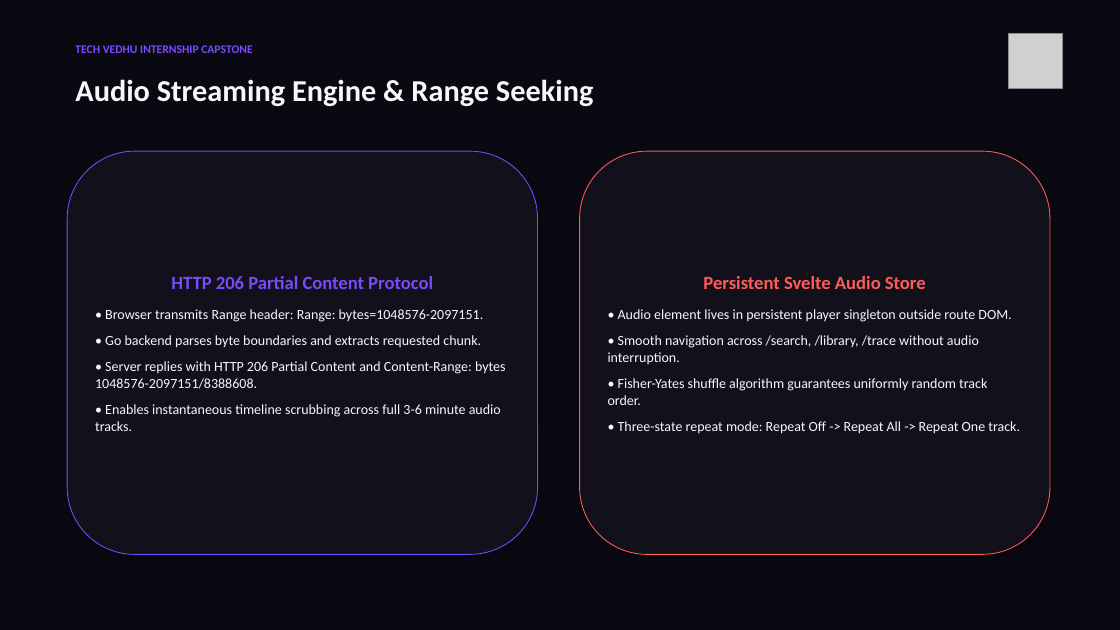
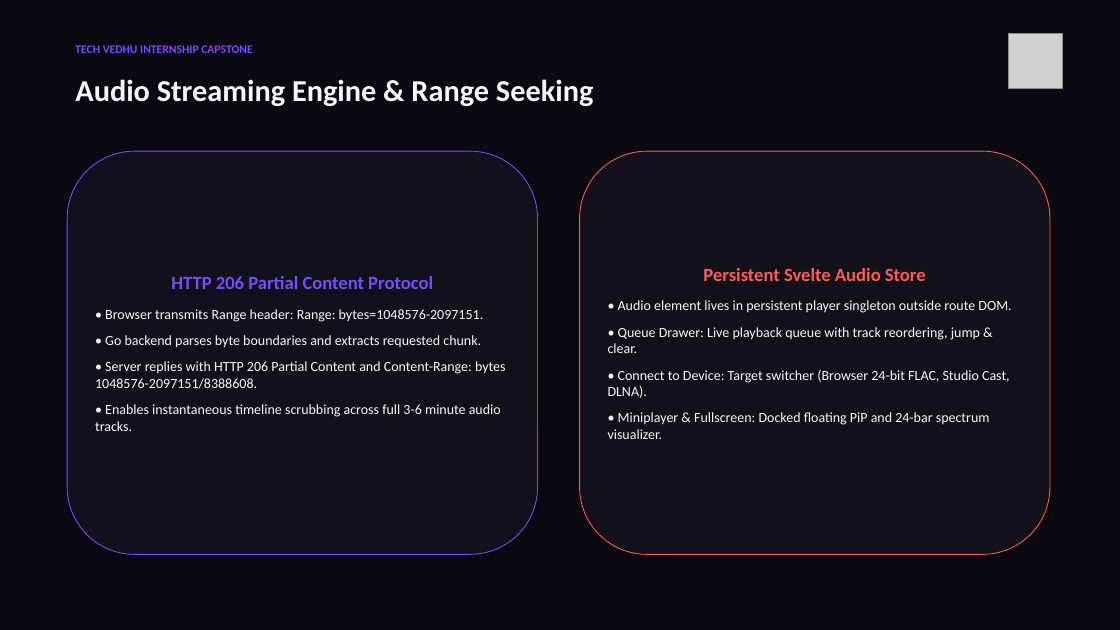
Before and after one commit to Dharsh606/DIVERGE, a slide deck: slide 8 of docs/presentation.pptx. Drawn at 1120x630 pixels with LibreOffice and Linux fonts; fonts in the diff are those of the drawing; grey boxes stand for pictures. Boxes give left, top, right and bottom in pixels: in the first picture for what was removed or moved away, otherwise in the second. Text is boxed around its words. In the diff, an @@ line names an element or a change of style, - is before the commit and + after.

Commit message:
feat: SlicedWaves background 40%, TopHeader artistic search Ctrl+K, account dropdown, and bottom player features (queue, devices, miniplayer, fullscreen)

```diff
--- a/docs/presentation.pptx
+++ b/docs/presentation.pptx
@@ text in rounded rectangle at <box>608,327,1010,439</box>: text changed @@
-• Smooth navigation across /search, /library, /trace without audio interruption.
-• Fisher-Yates shuffle algorithm guarantees uniformly random track order.
-• Three-state repeat mode: Repeat Off -> Repeat All -> Repeat One track.
+• Queue Drawer: Live playback queue with track reordering, jump & clear.
+• Connect to Device: Target switcher (Browser 24-bit FLAC, Studio Cast, DLNA).
+• Miniplayer & Fullscreen: Docked floating PiP and 24-bar spectrum visualizer.
```
Also in this commit, not shown: 15 other files.
